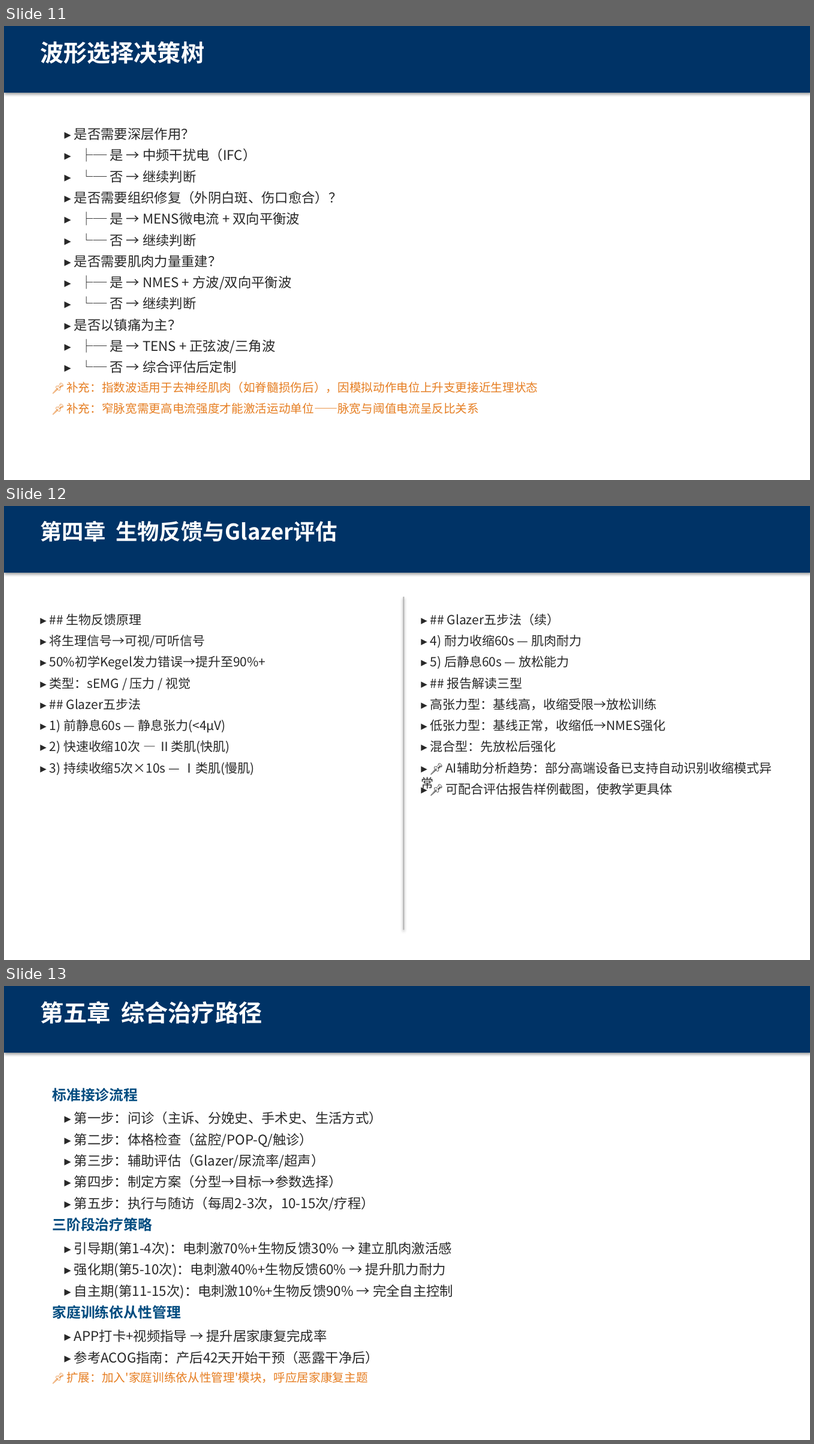
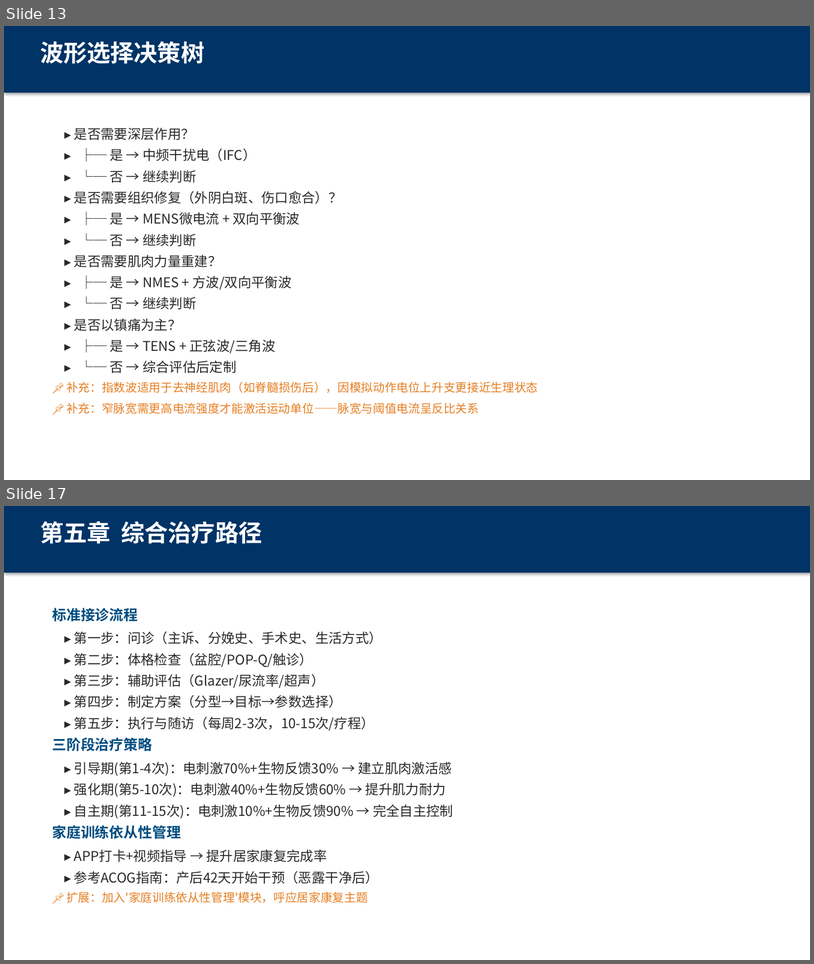
Before and after one commit to sandyoy/echoes, a slide deck: docs/圆爱康/02_培训材料/电刺激治疗与生物反馈-盆底康复培训_v4.0.pptx. Shown one above the other, each under a label of ours: slides 11, 12 and 13 before the commit, slides 13 and 17 after it; the slides between them are not shown. The pictures are 814x1444 and 814x964 pixels, drawn with LibreOffice and Linux fonts; fonts in the diff are those of the drawing. Boxes give left, top, right and bottom in pixels: in the first picture for what was removed or moved away, otherwise in the second. Text is boxed around its words. In the diff, an @@ line names an element or a change of style, - is before the commit and + after.

Commit message:
小龙虾: ①第二章低频电刺激每个缩写加全称+中文名 ②中频拆分IFC+调制中频详述 ③第三章新增六种波形示意图（方波/三角波/正弦波/指数波/双向平衡波/双向不平衡波）④波形调制方式补充 ⑤第四章拆为生物反馈原理+Glazer评估两页+报告解读三型详述

```diff
--- a/docs/圆爱康/02_培训材料/电刺激治疗与生物反馈-盆底康复培训_v4.0.pptx
+++ b/docs/圆爱康/02_培训材料/电刺激治疗与生物反馈-盆底康复培训_v4.0.pptx
@@ slide 12 removed at (x1=4, y1=506, x2=810, y2=960), background #FFFFFF @@
@@ rectangle removed at (x1=4, y1=506, x2=810, y2=573) @@
@@ text removed at (x1=40, y1=520, x2=338, y2=542) @@
-第四章 生物反馈与Glazer评估
@@ text removed at (x1=66, y1=613, x2=142, y2=625) @@
-▸ ## 生物反馈原理
@@ rectangle removed at (x1=403, y1=597, x2=404, y2=930) @@
@@ text removed at (x1=484, y1=613, x2=560, y2=625) @@
-▸ ## Glazer五步法（续）
@@ text removed at (x1=50, y1=634, x2=206, y2=648) @@
-▸ 将生理信号→可视/可听信号
@@ text removed at (x1=431, y1=634, x2=582, y2=648) @@
-▸ 4) 耐力收缩60s — 肌肉耐力
@@ text removed at (x1=50, y1=655, x2=266, y2=670) @@
-▸ 50%初学Kegel发力错误→提升至90%+
@@ text removed at (x1=431, y1=655, x2=569, y2=669) @@
-▸ 5) 后静息60s — 放松能力
@@ text removed at (x1=50, y1=677, x2=191, y2=689) @@
-▸ 类型：sEMG / 压力 / 视觉
@@ text removed at (x1=447, y1=677, x2=523, y2=689) @@
-▸ ## 报告解读三型
@@ text removed at (x1=34, y1=694, x2=385, y2=715) @@
-▸ ## Glazer五步法
@@ text removed at (x1=431, y1=698, x2=657, y2=710) @@
-▸ 高张力型：基线高，收缩受限→放松训练
@@ text removed at (x1=50, y1=719, x2=226, y2=733) @@
-▸ 1) 前静息60s — 静息张力(<4μV)
@@ text removed at (x1=431, y1=719, x2=666, y2=731) @@
-▸ 低张力型：基线正常，收缩低→NMES强化
@@ text removed at (x1=50, y1=740, x2=230, y2=753) @@
-▸ 2) 快速收缩10次 — Ⅱ类肌(快肌)
@@ text removed at (x1=431, y1=740, x2=557, y2=752) @@
-▸ 混合型：先放松后强化
@@ text removed at (x1=50, y1=762, x2=254, y2=775) @@
-▸ 3) 持续收缩5次×10s — Ⅰ类肌(慢肌)
@@ text removed at (x1=457, y1=762, x2=772, y2=774) @@
-▸ 📌 AI辅助分析趋势：部分高端设备已支持自动识别收缩模式异常
@@ text removed at (x1=446, y1=783, x2=672, y2=795) @@
-▸ 📌 可配合评估报告样例截图，使教学更具体
@@ what was slide 11 is now slide 13 @@
@@ what was slide 13 is now slide 17 @@
```
Also in this commit, not shown: 6 slides added, 1 other slide removed.
